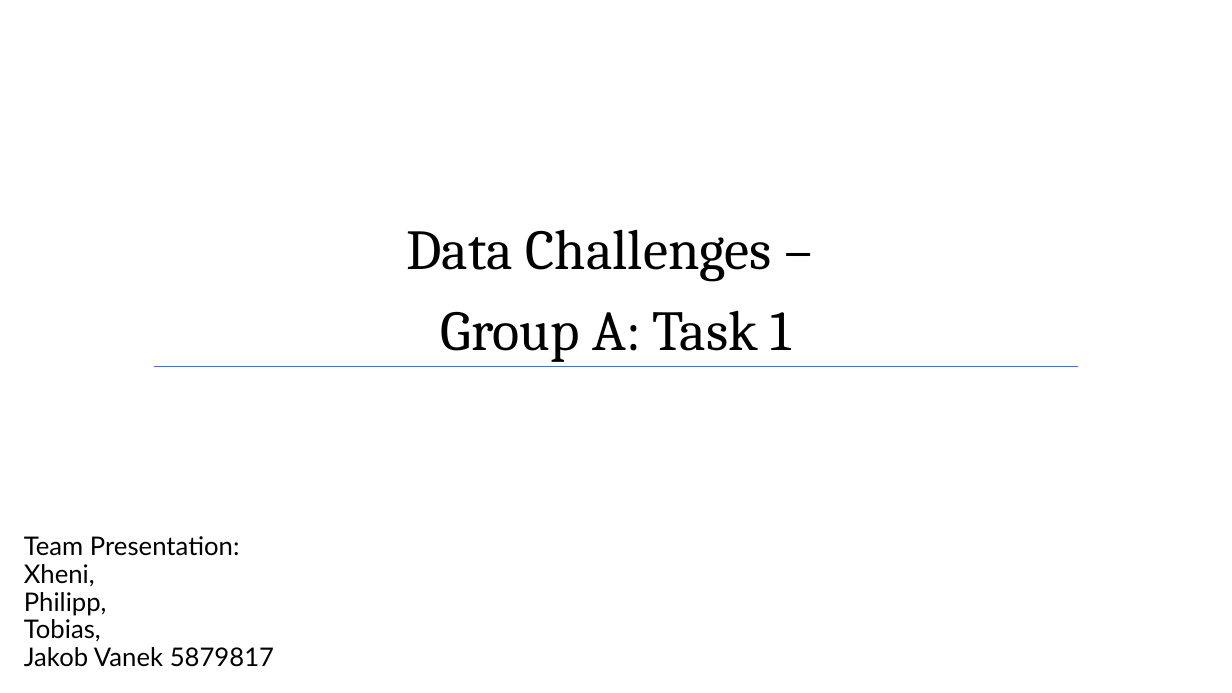
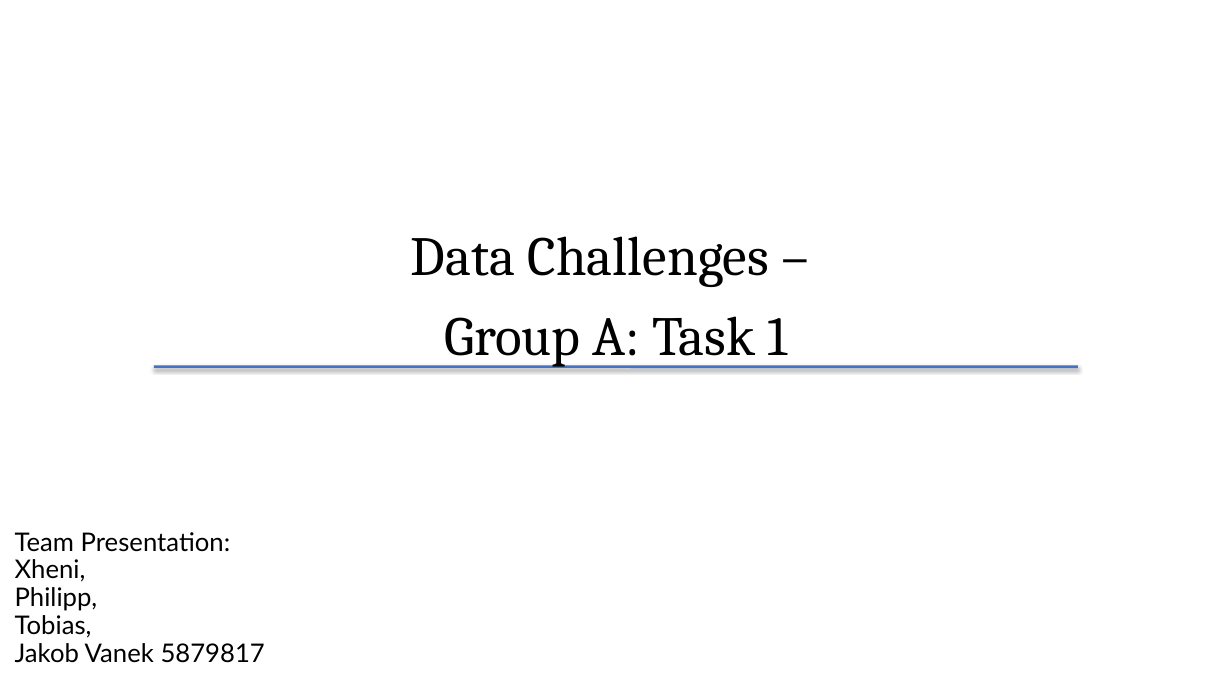
Before and after one commit to Data-Challenge-Team-8/data_challenge_team_8, a slide deck: slide 8 of presentation_task1/presentation_1_data_challenges_v01.pptx. Drawn at 1232x693 pixels with LibreOffice and Linux fonts; fonts in the diff are those of the drawing; background and template pictures are left out. Boxes give left, top, right and bottom in pixels: in the first picture for what was removed or moved away, otherwise in the second. Text is boxed around its words. In the diff, an @@ line names an element or a change of style, - is before the commit and + after.

```diff
--- a/presentation_task1/presentation_1_data_challenges_v01.pptx
+++ b/presentation_task1/presentation_1_data_challenges_v01.pptx
@@ title "Data Challenges – Group A: ..." at (411, 236, 787, 367): size 44 to 43.1 pt @@
@@ line (154, 367) - (1079, 367): stroke #4472C4 1 pt to #4472C4 2 pt @@
@@ subtitle "Team Presentation: Xheni, Philipp, Tobias, ...": place and size @@
-subtitle "Team Presentation: Xheni, Philipp, Tobias, ..." at (24, 536, 274, 667)
+subtitle "Team Presentation: Xheni, Philipp, Tobias, ..." at (15, 532, 265, 663)
```
Also in this commit, not shown: 7 other slides changed.
